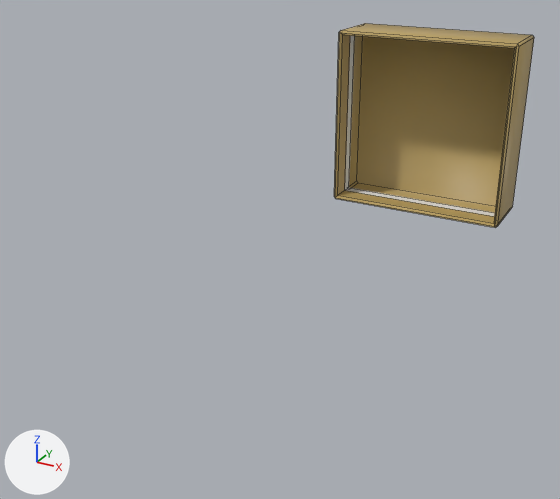
What one commit did to the Blender file packages/frontend/assets/room/objects/picture-frame/picture-frame.blend.
Before and after are seen from a 50 mm camera at (0.0576, -0.1863, 0.0472) aimed at (-0.0076, -0.0677, -0.0121). Arrows for +X, +Y and +Z are at lower left; the lights stay in place. The picture after the commit comes second. Mesh edges are drawn as thin lines.

In view in the first picture: '__X_FRAME__Frame', '__X_MAT__Mat'.
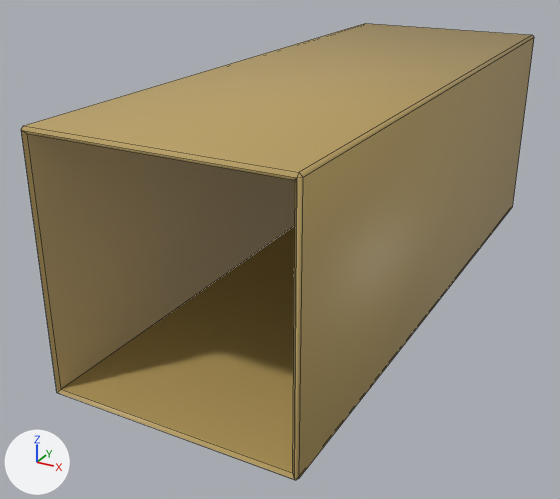
The newer file adds a shape key; the second version is drawn at full value of the shape key 'Depth' of '__X_FRAME__Frame', and the change is written as the vertex moves it makes.

Changed parts and their boxes (x1, y1, x2, y2) in the pictures (560 x 499 px):
'__X_FRAME__Frame', reshaped (156% wider, 122% taller)
    before: (334, 23, 534, 228)
    after: (21, 23, 534, 480)
'__X_MAT__Mat', unchanged, covered by the edit
    before: (345, 36, 495, 216)

The change, as a diff of the scene's bpy script:
```diff
--- a/packages/frontend/assets/room/objects/picture-frame/picture-frame.blend.py
+++ b/packages/frontend/assets/room/objects/picture-frame/picture-frame.blend.py
@@ me_cube_003 @@
 # used by ob_x_frame__frame; location = (0.0, -0.0075, 0.0)
-me_cube_003.from_pydata(...)  # 32 vertices, 29 faces; spans x -0.021..0.021, y -0.0075..0.0075, z -0.021..0.021
+me_cube_003.from_pydata(...)  # 32 vertices, 29 faces; spans x -0.021..0.021, y -0.1075..0.0075, z -0.021..0.021
+# me_cube_003 part 1: all 20 vertices in x -0.021..0.021, y -0.0075..-0.007, z -0.021..0.021 are moved by (0.0, -0.1, 0.0)
 me_cube_003.materials.append(mat_x_frame__frame)
```
